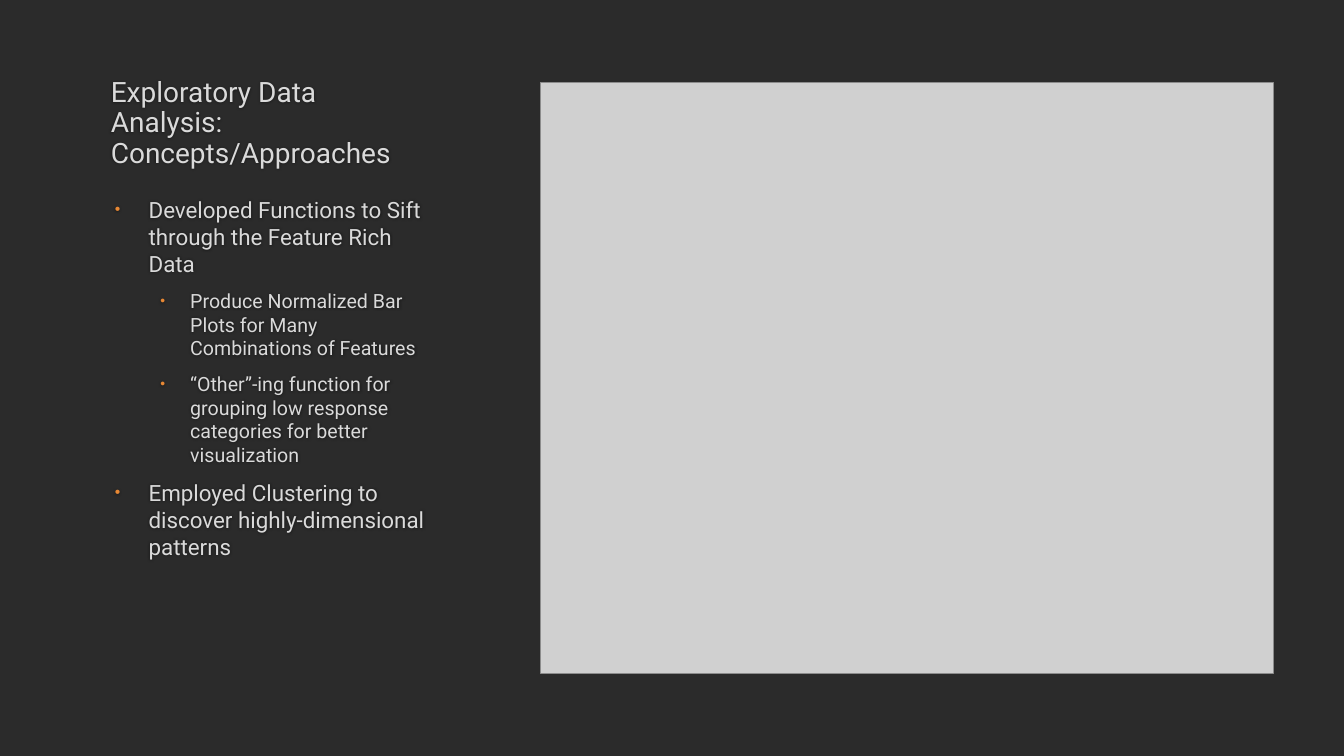
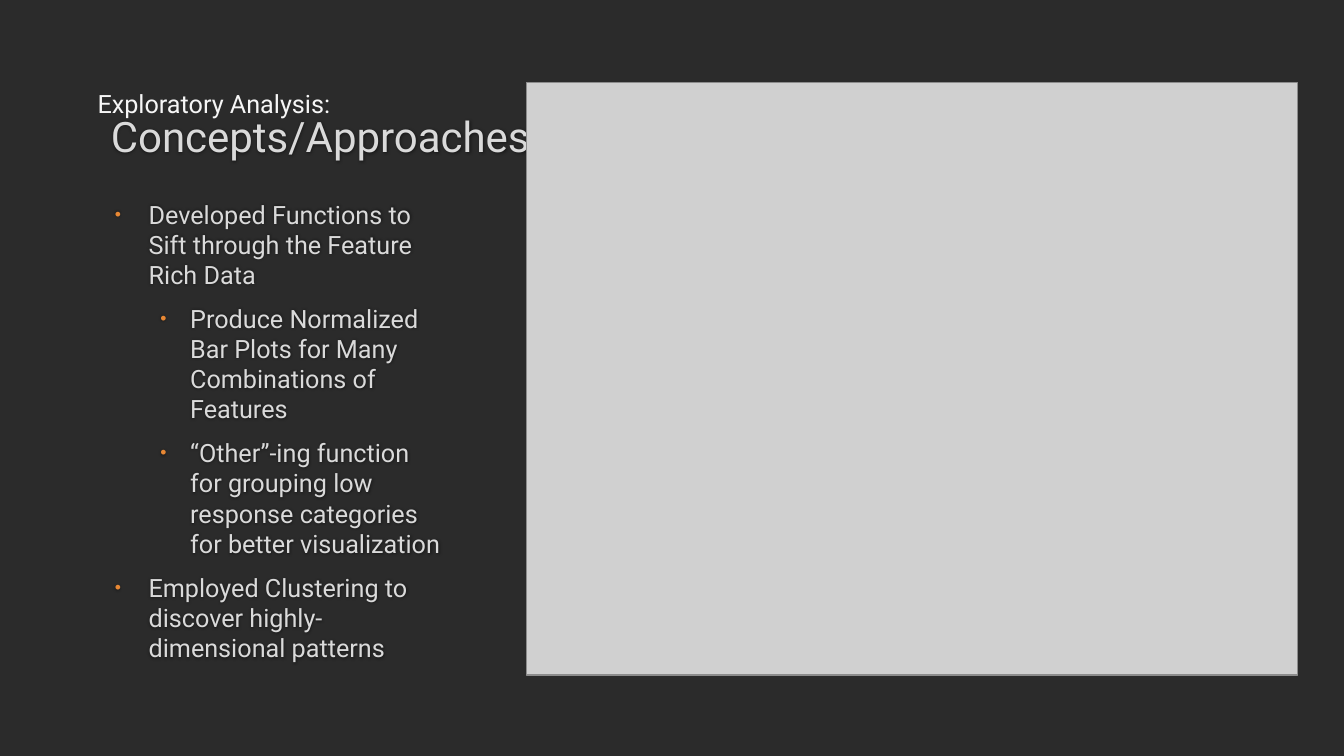
Before and after one commit to sevenwwu/sevenwwu.github.io, a slide deck: slide 6 of write-ups/presentation.pptx (slide 7 before the commit). Drawn at 1344x756 pixels with LibreOffice and Linux fonts; fonts in the diff are those of the drawing; grey boxes stand for pictures; background and template pictures are left out; a plain dark background stands for a picture behind light text. Boxes give left, top, right and bottom in pixels: in the first picture for what was removed or moved away, otherwise in the second. Text is boxed around its words. In the diff, an @@ line names an element or a change of style, - is before the commit and + after.

```diff
--- a/write-ups/presentation.pptx
+++ b/write-ups/presentation.pptx
@@ picture: place and size @@
-picture at bbox=[541, 83, 1273, 675]
+picture at bbox=[526, 83, 1299, 675]
@@ text added at bbox=[98, 94, 330, 119], 18 pt, text #F6F6F6 @@
+Exploratory Analysis:
@@ title at bbox=[111, 114, 530, 163]: text changed; size 20 to 30 pt @@
-Exploratory Data Analysis:
-Concepts/Approaches
+Concepts/Approaches
@@ text "Developed Functions to Sift through ..." at bbox=[149, 205, 440, 657]: size 16 to 18 pt in "Developed Functions to Sift through the Feature ...", "Employed Clustering to discover highly-dimensional patterns"; size 14 to 18 pt in "Produce Normalized Bar Plots for Many Combinations ...", "“Other”-ing function for grouping low response categories ..." @@
```
Also in this commit, not shown: 6 other slides changed, 6 slides added, 2 slides removed.
